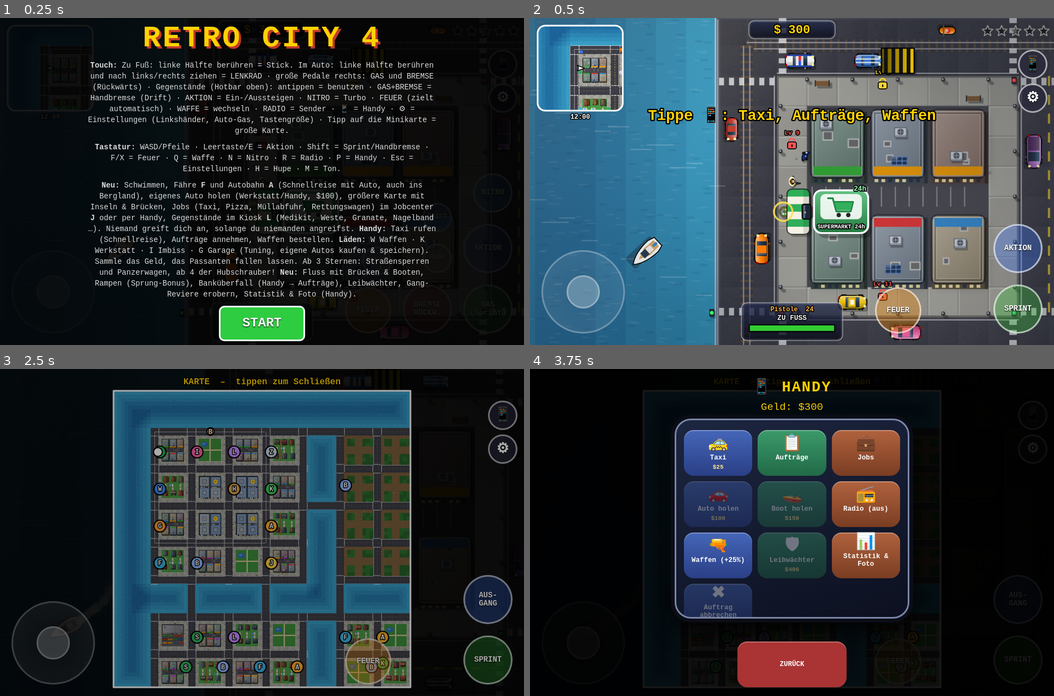
Above: before the commit, frames 1-4 (two rows, left to right).
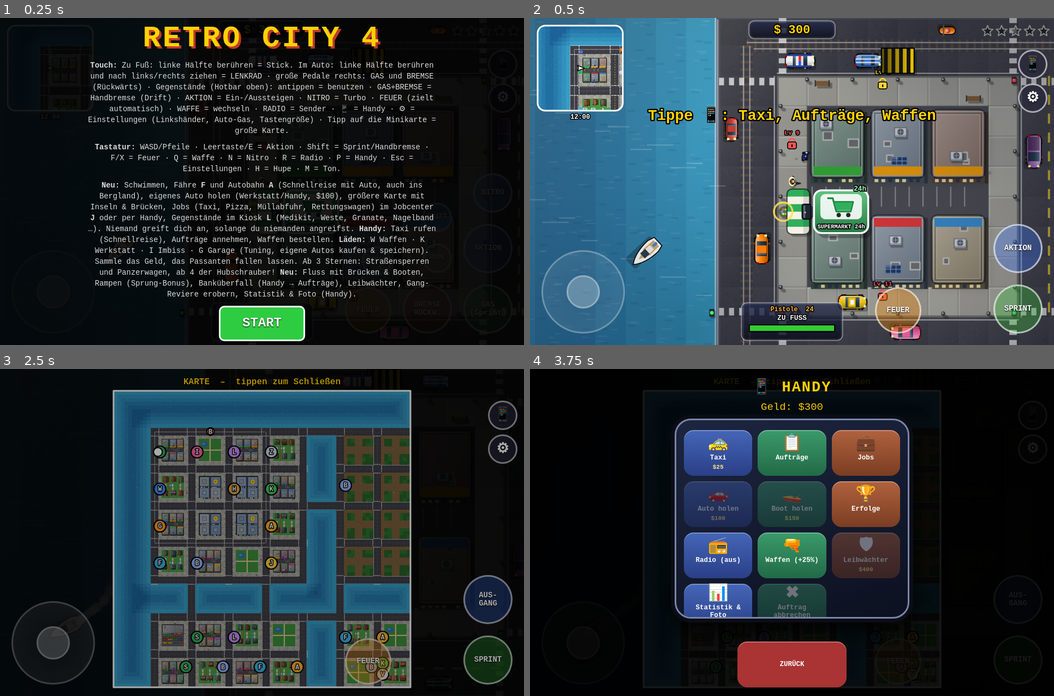
Above: after the commit, the same moments.

Repository: g76813332-afk/spielwiese
Game: browser game, page retro-city4.html
Same seed, same stepped clock (60 frames per second), same inputs: the game is played once before the commit and once after it.
Inputs (mouse positions are in pixels of both pictures, inside the frame that each line leads up to):
- Up to frame 1 (0.25 s): no input
- Up to frame 2 (0.5 s): click "START" at 0.27 s
- Up to frame 3 (2.5 s): hold Right 1.03-1.53 s; tap Space at 1.1, 1.6, 2.1 s; hold Down 1.58-1.85 s; hold Left 1.9-2.47 s; click (41, 411) at 2.02 s
- Up to frame 4 (3.75 s): hold Up 2.52-2.82 s; tap P at 2.52 s; tap Space at 2.6, 3.1, 3.6 s; hold Right 2.87-3.53 s; hold Up from 3.58 s (still down)

The runs differ from the first frame. In frame 2, less than 0.1% of the frame differs, in the area x 17-18%, y 27-28%; in frame 3, less than 0.1%; in frame 4, 6.7%, in the area x 29-71%, y 35-76%.

Commit message:
Retro City 4: Paket 7 (Erfolge, Ferienvilla, Geldtransporter)
Co-Authored-By: Claude Sonnet 5.5 <noreply@anthropic.com>

Diff:
--- a/retro-city4.html
+++ b/retro-city4.html
@@ -541,6 +541,7 @@
 }
 function dmgCar(c, d) { if (c.wreck) return; c.hp -= d; if (c.hp <= 0) explode(c); }
 function explode(c) {
+  if (c.cash && !c.cashDone) { c.cashDone = true; ST.trucks = (ST.trucks || 0) + 1; for (let i = 0; i < 8; i++) dropCash(c.x + rnd(-45, 45), c.y + rnd(-45, 45), rint(120, 320)); addHeat(40); toast('💰 Geldtransporter geknackt – sammle die Scheine ein!', '#4f4', 3.5); }
   ST.wr++; if (c.lastBy === 'p') chaos += c.t.police ? 3 : 1.5;
   if (c.drv === 'ai' && Math.random() < .6) dropCash(c.x, c.y, rint(20, 120));
   c.wreck = true; c.wt = 14; c.hp = 0; c.drv = null; c.ai = null;
@@ -607,7 +608,7 @@
   for (const sg of sigs) if (dist(c.x, c.y, sg.x, sg.y) < 75) {
     const hz = Math.abs(Math.cos(c.a)) > Math.abs(Math.sin(c.a)), red = lightState(hz) === 2 && dist(c.x, c.y, sg.x, sg.y) < 40;
     const kmh = c.spd * .4;
-    if (sg.cam && (kmh > 50 || (red && c.spd > 90))) { camCd = time + 8; const f = Math.min(money, red ? 100 : km …(215 unchanged characters)…
+    if (sg.cam && (kmh > 50 || (red && c.spd > 90))) { camCd = time + 8; ST.fines = (ST.fines || 0) + 1; const f = Math.min(money, red ? 100 : km …(215 unchanged characters)…
   }
 }
 function aiPlace(c) {
@@ -1122,12 +1123,13 @@
   { k: 'hwy', l: 'A', n: 'AUTOBAHN', col: '#ffb02e', menu: function () { return hwyMenu(this); } },
   { k: 'sup', l: 'S', n: 'SUPERMARKT 24h', col: '#2fae5a', menu: () => supMenu() },
   { k: 'estate', l: 'H', n: 'IMMOBILIEN', col: '#e2a64a', menu: () => estateMenu() },
-  { k: 'home', l: 'Z', n: 'EIGENHEIM', col: '#c9d6e6', menu: () => homeMenu() }
+  { k: 'home', l: 'Z', n: 'EIGENHEIM', col: '#c9d6e6', menu: () => homeMenu() },
+  { k: 'villa', l: 'V', n: 'FERIENVILLA', col: '#f2d9a8', menu: () => homeMenu() }
 ];
 const NIGHT_CLOSED = ['gun', 'rep', 'food', 'job', 'estate'];
 const isNight = () => S.night && (.5 + .5 * Math.cos((time / 420 % 1) * TAU)) < .3;
 const shopClosed = sh => NIGHT_CLOSED.includes(sh.k) && isNight();
-function applyHomeCol() { const hs = shops.find(q => q.k === 'home'); if (hs) hs.col = home ? HOME_WALL[home.w] : '#c9d6e6'; }
+function applyHomeCol() { for (const hs of shops) if (hs.k === 'home' || hs.k === 'villa') hs.col = home ? HOME_WALL[home.w] : '#c9d6e6'; }
 function supMenu() {
   const L = ['burger', 'sand', 'pizza', 'medi'].map(k => ITEMS.find(i => i.k === k));
   return { t: '🛒 SUPERMARKT – 24 h geöffnet', rows: () => [...L.map(i => ({ a: i.k, t: `${i.ic} ${i.n} (${inv[i.k]}/9)  …(198 unchanged characters)…
@@ -1138,6 +1140,31 @@
   return null;
 }
 let nlT = 2;
+const ACH = [
+  ['first', 'Erster Auftrag', 'einen Auftrag erledigen', () => ST.miss >= 1, 200], ['pro', 'Auftragsprofi', '10 Aufträge erledigen', () => ST.miss >= 10, 1500],
+  ['cash1', 'Taschengeld', '$10.000 besitzen', () => money >= 1e4, 500], ['cash2', 'Millionär', '$1.000.000 besitzen', () => money >= 1e6, 10000],
+  ['cars3', 'Fahrer', '3 eigene Autos', () => owned.length >= 3, 1000], ['cars10', 'Autosammler', '10 eigene Autos', () => owned.length >= 10, 5000],
+  ['home', 'Hausbesitzer', 'ein Eigenheim kaufen', () => !!home, 2000], ['villa', 'Villa am Meer', 'die Ferienvilla kaufen', () => !!(home && home.villa), 5000], ['boat', 'Kapitän', 'ein Boot kaufen', () => !!boat, 1500],
+  ['st3', 'Gesucht', '3 Sterne erreichen', () => (ST.maxStars || 0) >= 3, 500], ['st6', 'Staatsfeind', '6 Sterne erreichen', () => (ST.maxStars || 0) >= 6, 5000],
+  ['drift', 'Drift-König', '6 Sekunden am Stück driften', () => ST.drift >= 6, 1500], ['jump', 'Stuntman', '100 m weit springen', () => ST.jump >= 100, 1000], ['wr', 'Schrotthändler', '20 Autos zerstören', () => ST.wr >= 20, 1000],
+  ['pick', 'Dietrich-Meister', 'Dietrich Stufe 10', () => pickLv >= 10, 2000], ['train', 'Zugräuber', 'den Geldzug überfallen', () => heistReady > 0, 5000],
+  ['fine', 'Blitzer-Opfer', '3 Bußgelder kassieren', () => (ST.fines || 0) >= 3, 100], ['photo', 'Fotograf', 'ein Foto machen', () => ST.photos >= 1, 100], ['truck', 'Geldtransporter', 'einen Geldtransporter knacken', () => (ST.trucks || 0) >= 1, 2000]
+];
+const achDone = () => (ST.ach && typeof ST.ach === 'object') ? ST.ach : (ST.ach = {});
+let achT = 3, ctT = 90;
+function updAch(dt) {
+  achT -= dt; if (achT > 0) return; achT = 2; ST.maxStars = Math.max(ST.maxStars || 0, stars); const D = achDone();
+  for (const [k, n, d, f, r] of ACH) if (!D[k] && f()) { D[k] = 1; money += r; toast(`🏆 ERFOLG: ${n}  +$${r}`, '#ffd200', 3.5); jingle(true); save(); break; }
+}
+function achMenu() {
+  const D = achDone(), n = ACH.filter(a => D[a[0]]).length;
+  return { t: `🏆 ERFOLGE ${n}/${ACH.length}`, rows: () => ACH.map(a => ({ a: a[0], t: `${D[a[0]] ? '✅' : '⬜'} ${a[1]} – ${a[2]} (+$${a[4]})`, off: true })), act: () => {} };
+}
+const CASHT = { n: 'Geldtransporter', c: '#d8d8d8', max: 230, acc: 200, grip: 8, st: 1.8, m: 2.2, l: 58, w: 26, sh: 'van', hp: 220 };
+function updEvents(dt) {                          // Zufallsereignis: Geldtransporter fährt durch die Stadt
+  ctT -= dt; if (ctT > 0) return; ctT = rnd(120, 200); if (cars.some(c => c.cash && !c.wreck && !c.gone)) return;
+  const c = newCar(CASHT); c.cash = true; cars.push(c); aiPlace(c); toast('💰 Ein Geldtransporter ist unterwegs! Rammen oder abschießen = Beute (gold markiert)', '#ffd200', 4);
+}
 function updNightLife(dt) {                       // nachts stehen mehr leere Autos und Boote herum, am Tag verschwinden sie wieder
   nlT -= dt; if (nlT > 0) return; nlT = 2.5; const T = P(), ex = cars.filter(c => c.nl);
   if (isNight()) {
@@ -1161,11 +1188,13 @@
 }
 function estateMenu() {
   return { t: '🏠 IMMOBILIEN & BOOTE', rows: () => [{ a: 'house', t: home ? '🏠 Eigenheim: gekauft (Haus in der Vorstadt)' : '🏠 Eigenheim kaufen – Bett, Speichern, Umkleide, Kühlschrank', pr: 25000, off: !!home },
+      { a: 'villa', t: home && home.villa ? '🏝 Ferienvilla: gekauft (Ferieninsel)' : '🏝 Ferienvilla kaufen (Ferieninsel, gleiche Einrichtung – erst Eigenheim nötig)', pr: 80000, off: !home || !!(home && home.villa) },
       { a: 'boat', t: boat ? '⚓ Motorboot: gekauft' : '⚓ Motorboot kaufen (kommt direkt zu dir)', pr: 9000, off: !!boat },
       { a: 'bcol', t: boat ? `🎨 Boot umlackieren (jetzt: ${BOAT_C.indexOf(boat.col) + 1}/${BOAT_C.length})` : '🎨 Boot umlackieren (erst Boot kaufen)', pr: 300, off: !boat },
       { a: 'bmot', t: boat ? `⚙ Boot-Motor Stufe ${boat.mot || 0}/3 – mehr Tempo` : '⚙ Boot-Motor (erst Boot kaufen)', pr: 1500 * ((boat ? boat.mot || 0 : 0) + 1), off: !boat || (boat.mot || 0) >= 3 },
       { a: 'bget', t: '🚤 Mein Boot zu mir holen', pr: 150, off: !boat }],
     act: a => { if (a === 'house') { if (home || money < 25000) return; money -= 25000; home = { w: 0, f: 0 }; applyHomeCol(); save(); return 'Glückwunsch! Dein Haus steht in der Vorstadt (Eigenheim) – innen kannst du es einrichten'; }
+      if (a === 'villa') { if (!home || home.villa || money < 80000) return; money -= 80000; home.villa = 1; save(); return 'Die Ferienvilla auf der Ferieninsel gehört dir!'; }
       if (a === 'boat') { if (boat || money < 9000) return; money -= 9000; boat = { col: BOAT_C[0], mot: 0, car: null }; save(); return fetchBoat(true) + ' – beim Verlassen des Ladens'; }
       if (a === 'bcol') { if (!boat || money < 300) return; money -= 300; boat.col = BOAT_C[(BOAT_C.indexOf(boat.col) + 1) % BOAT_C.length]; if (boat.car) boat.car.col = boat.col; save(); return 'Neu lackiert!'; }
       if (a === 'bmot') { const pr = 1500 * ((boat.mot || 0) + 1); if (!boat || money < pr || (boat.mot || 0) >= 3) ret …(214 unchanged characters)…
@@ -1238,11 +1267,11 @@
   return { t: 'AUFTRÄGE', rows: () => Q.map(q => ({ a: q[0], t: `${q[1]} – ${q[2]}`, off: !!mission })), act: a => { if ((a === 'taxi' || a === 'duel') && !p.car) return 'Du brauchst ein Auto!'; closeMenu(); startMission(a); } };
 }
 function phoneMenu() {
-  return { t: '📱 HANDY', grid: true, rows: () => [{ a: 'taxi …(243 unchanged characters)… ot holen', pr: 150, off: !boat }, { a: 'radio', ic: '📻', t: radioOn ? 'Radio ' + radioOn + ': ' + RAD[radioOn - 1].n : 'Radio (aus)' },
+  return { t: '📱 HANDY', grid: true, rows: () => [{ a: 'taxi …(243 unchanged characters)… ot holen', pr: 150, off: !boat }, { a: 'ach', ic: '🏆', t: 'Erfolge' }, { a: 'radio', ic: '📻', t: radioOn ? 'Radio ' + radioOn + ': ' + RAD[radioOn - 1].n : 'Radio (aus)' },
       { a: 'gun', ic: '🔫', t: 'Waffen (+25%)' }, { a: 'bg', ic: '🛡', t: bg ? 'Leibwächter entlassen' : 'Leibwächter', pr: bg ? undefined : 400 }, { a: 'stats', ic: '📊', t: 'Statistik & Foto' }, { a: 'cancel', ic: '✖', t: jobSt ? 'Schicht beenden' : 'Auftrag abbrechen', off: !mission && !jobSt }],
     act: a => { if (a === 'taxi') { money -= 25; return callTaxi(); } if (a === 'q') { openMenu(questMenu()); return; } if (a === 'gun') { openMenu(gunMenu(1.25, 'WAFFEN BESTELLEN')); return; } if (a === 'stats') { openMenu(statsMenu()); return; }
       if (a === 'bg') { if (bg) { bg = null; return 'Leibwächter entlassen'; } money -= 400; bg = { x: p.x + 30, y: p.y, a: 0, ph: 0, fcd: 0, in: false }; return 'Leibwächter angeheuert – er folgt dir und schießt auf Feinde'; }
-      if (a === 'job') { openMenu(jobMenu()); return; } if (a === 'fetch') return fetchCar(); if (a === 'boat') return fetchBoat(false); if (a === 'radio') { cycleRadio(); return radioOn ? …(79 unchanged characters)…
+      if (a === 'job') { openMenu(jobMenu()); return; } if (a === 'fetch') return fetchCar(); if (a === 'boat') return fetchBoat(false); if (a === 'ach') { openMenu(achMenu()); return; } if (a === 'radio') { cycleRadio(); return radioOn ? …(79 unchanged characters)…
       if (a === 'cancel') { if (jobSt) { endJob(); return 'Schicht beendet'; } mission = null; return 'Auftrag abgebrochen'; } } };
 }
 
@@ -1598,7 +1627,7 @@
   ST.time += dt; if (p.car) ST.m += p.car.spd * dt * .111; if (money > lastMoney) ST.earn += money - lastMoney; lastMoney = money;
   terT -= dt; if (terT <= 0) { terT = 30; const n = ter.filter(t => t.own).length; if (n) { money += n * 120; toast('Revier-Einnahmen  +$' + n * 120, '#8f8', 2); } }
   const ct = ter.find(t => PP.x > t.x0 && PP.x < t.x1 && PP.y > t.y0 && PP.y < t.y1) || null; if (ct !== curTer) { curTer = ct; if (ct) toast(ct.own ? 'Dein Revier: ' + ct.n : 'Revier: ' + ct.n + '  (Stärke ' + ct.str + '%)', ct.col, 2.2); }
-  updBg(dt); updPass(dt); updNightLife(dt); updCams();
+  updBg(dt); updPass(dt); updNightLife(dt); updCams(); updAch(dt); updEvents(dt);
   saveT -= dt; if (saveT <= 0) { saveT = 15; save(); }
   radioTick(); audioTick();
 }
@@ -1648,6 +1677,7 @@
   if (!['bike', 'bus', 'truck', 'swat', 'van'].includes(sh)) { const hg = ctx.createLinearGradient(hl * .3, 0, hl, 0); hg.addColorStop(0, 'rgba(255,255,255,.22)'); hg.addColorStop(1, 'rgba(255,255,255,0)'); ctx.fillStyle = hg; ctx.fillRect(hl * .3, -hw * .6, hl * .7, hw * 1.2); }
   if (sh !== 'bike') { ctx.fillStyle = shade(col, -.4); ctx.fillRect(hl * .3, -hw - 2, 3, 2); ctx.fillRect(hl * .3, hw, 3, 2); }          // Außenspiegel
   if (c.up && c.up.w && !c.wreck) { const ga = (c.gunA == null ? c.a : c.gunA) - c.a, nw = c.up.w > 1 ? 2 : 1; ctx.save …(432 unchanged characters)…
+  if (c.cash) { ctx.fillStyle = '#2f9e44'; rr(-hl + 4, -hw + 3, L * .55, Wd - 6, 3); ctx.fill(); ctx.fillStyle = '#fff'; ctx.font = 'bold 14px sans-serif'; ctx.textAlign = 'center'; ctx.textBaseline = 'middle'; ctx.fillText('$', -hl + 4 + L * .275, 1); }
   if (c.pass && c.pass.open) { ctx.fillStyle = shade(col, -.25); ctx.strokeStyle = '#000'; ctx.lineWidth = 1; ctx.beginPath(); ctx.moveTo(hl * .2, hw); ctx.lineTo(hl * .5, hw + 9); ctx.lineTo(hl * .5 + 2, hw + 7); ctx.lineTo(hl * .26, hw); ctx.closePath(); ctx.fill(); ctx.stroke(); }
   if (c.hp < c.hpm * .5) { ctx.strokeStyle = 'rgba(0,0,0,.55)'; ctx.lineWidth = 1.3; ctx.beginPath(); ctx.moveTo(hl * .1, -hw + 2); ctx.lineTo(hl * .45, -1); ctx.lineTo(hl * .3, hw - 2); ctx.moveTo(-hl * .5, hw - 3); ctx.lineTo(-hl * .2, 2); ctx.stroke(); }   // Schäden
   if (sh === 'bike') { ctx.fillStyle = '#555'; ctx.fillRect(hl - 8, -hw - 3, 2, Wd + 6); ctx.fillStyle = '#d33'; ctx.beginPath(); ctx.arc(-1, 0, 4.2, 0, TAU); ctx.fill(); ctx.fillStyle = '#e9b98a'; ctx.beginPath(); ctx.arc(1, 0, 2.6, 0, TAU); ctx.fill(); }
@@ -1763,6 +1793,8 @@
   for (const b of bombs) { const k = 1 - b.t; ctx.strokeStyle = `rgba(255,50,40,${.5 + .4 * Math.sin(time * 18)})`; ctx.lineWidth = 3; ctx.beginPath(); ctx.arc(b.x, b.y, 18 + 60 * (1 - k), 0, TAU); ctx.stroke(); ctx.fillStyle = 'rgba(255,50,40,.2)'; ctx.fill(); }
   for (const j of jets) { ctx.fillStyle = 'rgba(0,0,0,.28)'; ctx.save(); ctx.translate(j.x + 38, j.y + 52); ctx.rotate(j.a); ctx.beginPath(); ctx.moveTo(34, 0); ctx.lineTo(-20, -30); ctx.lineTo(-12, 0); ctx.lineTo(-20, 30); ctx.closePath(); ctx.fill(); ctx.restore();
     ctx.save(); ctx.translate(j.x, j.y); ctx.rotate(j.a); ctx.fillStyle = '#6a7080'; ctx.beginPath(); ctx.moveTo(40, 0) …(562 unchanged characters)…
+  for (const c of cars) if (c.cash && !c.wreck) { const P0 = P(), d = dist(c.x, c.y, P0.x, P0.y), pl = Math.sin(time * 6) * 3; ctx.strokeStyle = '#ffd200'; ctx.lineWidth = 3; ctx.beginPath(); ctx.arc(c.x, c.y, 40 + pl, 0, TAU); ctx.stroke();
+    if (d > 300) { ctx.save(); ctx.translate(P0.x, P0.y); ctx.rotate(Math.atan2(c.y - P0.y, c.x - P0.x)); ctx.translate(86, 0); ctx.fillStyle = '#ffd200'; ctx.strokeStyle = '#000'; ctx.lineWidth = 2; ctx.beginPath(); ctx.moveTo(12, 0); ctx.lineTo(-7, -8); ctx.lineTo(-7, 8); ctx.closePath(); ctx.fill(); ctx.stroke(); ctx.restore(); } }
   if (mission) {                                                   // Kompass-Pfeil zum Ziel
     const t = curTarget(mission), P0 = P(); if (t) { const d = dist(P0.x, P0.y, t.x, t.y);
       if (d > 140) { ctx.save(); ctx.translate(P0.x, P0.y); ctx.rotate(Math.atan2(t.y - P0.y, t.x - P0.x)); ctx.transla …(219 unchanged characters)…
@@ -1860,7 +1892,7 @@
 const RW = 504, RH = 324, tramStops = [];
 let inside = null, ride = null;
 function drawIcon(k, cx, cy, sc) {
-  if (k === 'sup' || k === 'estate' || k === 'home') { ctx.save(); ctx.translate(cx, cy); ctx.scale(sc, sc); ctx.lineJoin = 'round'; ctx.lineCap = 'round';
+  if (k === 'sup' || k === 'estate' || k === 'home' || k === 'villa') { ctx.save(); ctx.translate(cx, cy); ctx.scale(sc, sc); ctx.lineJoin = 'round'; ctx.lineCap = 'round';
     if (k === 'sup') { ctx.beginPath(); ctx.moveTo(-22, -14); ctx.lineTo(-14, -14); ctx.lineTo(-8, 8); ctx.lineTo(16, 8 …(434 unchanged characters)…
     else { ctx.beginPath(); ctx.moveTo(-20, 2); ctx.lineTo(0, -16); ctx.lineTo(20, 2); ctx.lineTo(15, 2); ctx.lineTo(15 …(721 unchanged characters)…
     ctx.restore(); return; }
@@ -1906,7 +1938,7 @@
   ctx.fillStyle = 'rgba(255,255,255,.88)'; rr(cx - 33, cy - 28, 66, 40, 8); ctx.fill(); drawIcon(s.k, cx, cy - 8, .95);
   text(s.n, cx, cy + 24, s.n.length > 8 ? 9 : 11, '#fff');
   if (shopClosed(s)) { ctx.fillStyle = 'rgba(10,10,20,.62)'; rr(cx - 33, cy - 28, 66, 40, 8); ctx.fill(); text('GESCHLOSSEN', cx, cy - 8, 9, '#ff6a6a'); }
-  else if (s.k === 'home' && !home) { ctx.fillStyle = 'rgba(10,10,20,.5)'; rr(cx - 33, cy - 28, 66, 40, 8); ctx.fill(); text('ZU VERKAUFEN', cx, cy - 8, 8, '#ffd23a'); }
+  else if ((s.k === 'home' && !home) || (s.k === 'villa' && !(home && home.villa))) { ctx.fillStyle = 'rgba(10,10,20,.5)'; rr(cx - 33, cy - 28, 66, 40, 8); ctx.fill(); text('ZU VERKAUFEN', cx, cy - 8, 8, '#ffd23a'); }
   else if (s.k === 'sup') { text('24h', cx + 30, cy - 36, 11, '#9dffb8'); }
   const dx0 = s.x - ax * 4, dy0 = s.y - ay * 4; ctx.globalAlpha = (shopClosed(s) ? .25 : .55) + .35 * pul; ctx.strokeStyle = '#ffe14d'; ctx.lineWidth = 3; ctx.beginPath(); ctx.arc(dx0 - ax * 10, dy0 - ay * 10, 12 + pul * 3, 0, TAU); ctx.stroke(); ctx.globalAlpha = 1;
 }
@@ -1975,6 +2007,7 @@
   ctx.fillStyle = hexA(RUG[home ? home.rug || 0 : 0], .38); ctx.beginPath(); ctx.ellipse(220, 230, 90, 36, 0, 0, TAU); ctx.fill(); ctx.strokeStyle = hexA(RUG[home ? home.rug || 0 : 0], .7); ctx.lineWidth = 2; ctx.stroke();
   const pt = home && home.pet; if (pt) { const px = 220 + Math.sin(time * .6) * 80, py = 250 + Math.sin(time * .9) * 10 …(898 unchanged characters)…
 } };
+ROOM.villa = ROOM.home;
 ROOM.ferry = { floor: ['#a9b8c4', '#9fb0bc'], wall: '#21506e', solids: [[120, 84, 264, 34]], draw() {
   ctx.fillStyle = '#5aaee0'; rr(40, 6, 424, 46, 8); ctx.fill(); ctx.save(); rr(40, 6, 424, 46, 8); ctx.clip(); ctx.fill …(290 unchanged characters)…
   const off = (time * 14) % 560 - 100; ctx.fillStyle = '#e8eef4'; ctx.beginPath(); ctx.moveTo(off, 36); ctx.lineTo(off  …(330 unchanged characters)…
@@ -1983,6 +2016,7 @@
 } };
 const ROOM_SOL = k => (ROOM[k] || ROOM.item).solids;
 function enterShop(sh) {
+  if (sh.k === 'villa' && !(home && home.villa)) { shopLock = sh; toast('Ferienvilla zu verkaufen – im Immobilienbüro ($80.000)', '#ff0', 2.5); return; }
   if (sh.k === 'home' && !home) { shopLock = sh; toast('Haus zu verkaufen – im Immobilienbüro ($25.000)', '#ff0', 2.5); return; }
   if (shopClosed(sh)) { shopLock = sh; toast('Geschlossen – öffnet am Morgen (Supermarkt: 24 h)', '#f66', 2.5); return; }
   enterShop0(sh);
@@ -2213,7 +2247,7 @@
   const nearCurb = (x, y) => curb.reduce((b, q) => { const cx = (q[0] + .5) * TS, cy = (q[1] + .5) * TS, d = dist(cx, cy, x, y); return !b || d < b.d ? { x: cx, y: cy, d } : b; }, null);
   const place = list => list.forEach(([k, bx, by, f]) => { const o = Object.assign(curbIn(bx, by), SH[k]); if (f != nul …(223 unchanged characters)…
   if (z === 0) {
-    place([[0, 1, 2], [1, 4, 2], [2, 2, 1], [3, 1, 3], [4, 3, 1], [5, 4, 4], [4, 3, 6], [1, 7, 7], [6, 2, 4], [6, 2, 7], [6, 6, 7], [7, 1, 4], [7, 3, 7], [7, 6, 6], [8, 4, 3], [8, 4, 7], [8, 7, 6], [9, 1, 1], [9, 2, 6], [9, 1, 7], [10, 3, 2], [11, 4, 1]]);
+    place([[0, 1, 2], [1, 4, 2], [2, 2, 1], [3, 1, 3], [4, 3, 1], [5, 4, 4], [4, 3, 6], [1, 7, 7], [6, 2, 4], [6, 2, 7], [6, 6, 7], [7, 1, 4], [7, 3, 7], [7, 6, 6], [8, 4, 3], [8, 4, 7], [8, 7, 6], [9, 1, 1], [9, 2, 6], [9, 1, 7], [10, 3, 2], [11, 4, 1], [12, 7, 7, .8]]);
     shops.push(Object.assign({ x: 62.5 * TS, y: 25.5 * TS }, SH[6]));                                                          // Bahnhof Waldinsel
     ZS = SPAWN; hosp = nearCurb(W / 2 + 150, W / 2 + 60); dump = nearCurb((PER + 5) * TS, (PER * 6 + 5) * TS);
   } else {
@@ -2260,7 +2294,7 @@
   render(); if (photoReq && --photoReq === 0) takePhoto();
 }
 init(); requestAnimationFrame(loop);
-if (location.hash === '#debug') window.__rc = { sigs, lightState, get mission() { return …(1548 unchanged characters)…
+if (location.hash === '#debug') window.__rc = { dmgCar, cash, sigs, lightState, get mission() { return …(1548 unchanged characters)…
 })();
 </script>
 </body>
